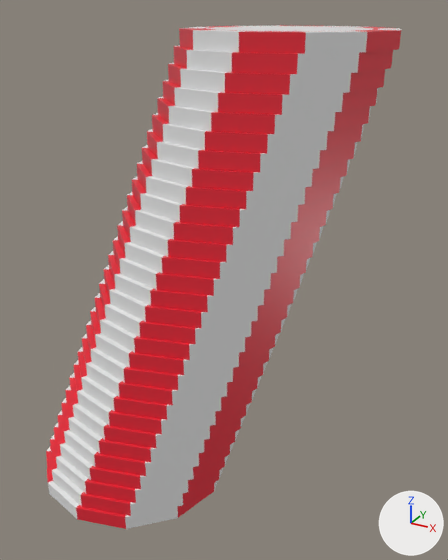
What one commit did to the Blender file Assets/Models/token.blend.
One viewpoint serves both versions: a 50 mm lens placed at (3.55, -4.43, 4.72), pointed at (0.76, 0.64, 2.19). The axes (+X, +Y, +Z) are drawn at lower right. The lights are the same throughout.
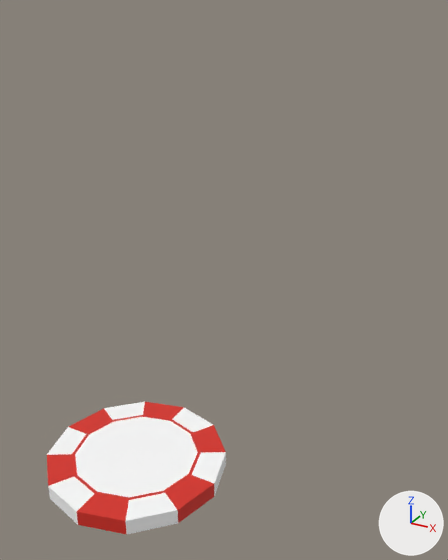
What differs and where, as boxes (x1, y1, x2, y2) in the pictures (448 x 560 px):
'Cylinder', reshaped, moved, modifiers changed (49% narrower, 73% shorter): before (46, 25, 401, 529); after (47, 402, 226, 535)

The change, as a list of edits to the scene's bpy script:
```text
Change me_cylinder:
    used by ob_cylinder; location = (0.0, 0.0, 0.12)
    remove me_cylinder.from_pydata(...)  # 72 vertices, 62 faces; spans x -1.0..1.0, y -1.0..1.0, z -0.08..0.08
    add me_cylinder.from_pydata(...)  # 72 vertices, 62 faces; spans x -1.0..1.0, y -1.0..1.0, z -0.1..0.08
    me_cylinder part 1: 60 of 72 vertices moved; they spanned x -1.0..1.0, y -1.0..1.0, z -0.08..0.08 and now span x -1.0..1.0, y -1.0..1.0, z -0.1..0.08; mean shift (0.0, 0.0, -0.01); largest move (0.0, -0.8, -0.08) -> (0.0, -0.72, -0.1)
Change ob_cylinder:
    remove _m = ob_cylinder.modifiers.new('Array', 'ARRAY')
    remove _m.count = 30
    remove _m.use_constant_offset = True
    remove _m.constant_offset_displace = (0.04, 0.04, 0.0)
    remove _m.relative_offset_displace = (0.0, 0.0, 1.0)
    ob_cylinder.location: (0.0, 0.0, 0.12) -> (0.0, 0.0, 0.08)
```
